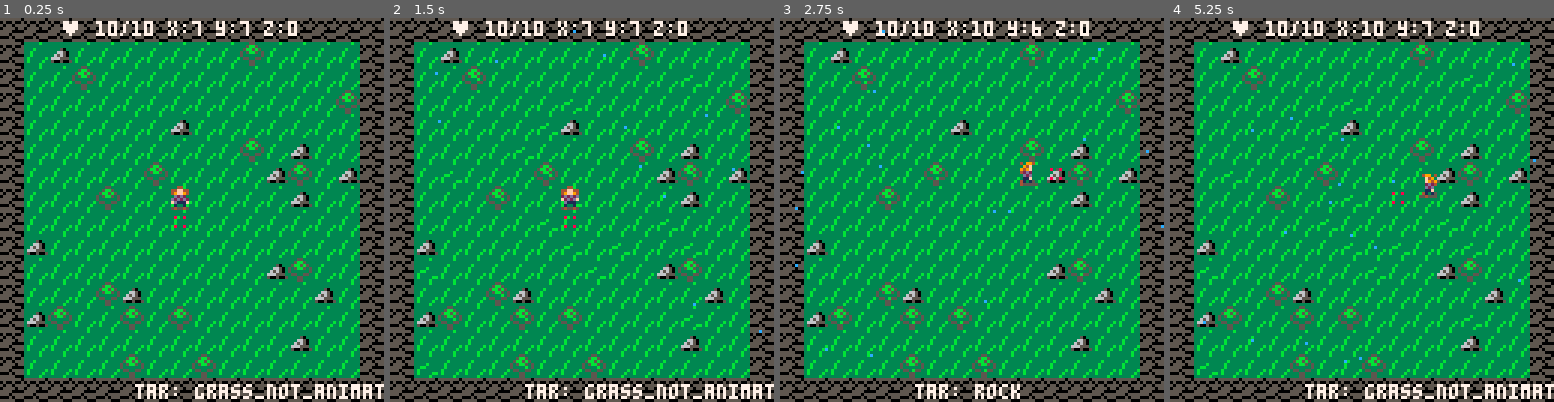
Above: before the commit, frames 1-4 (left to right).
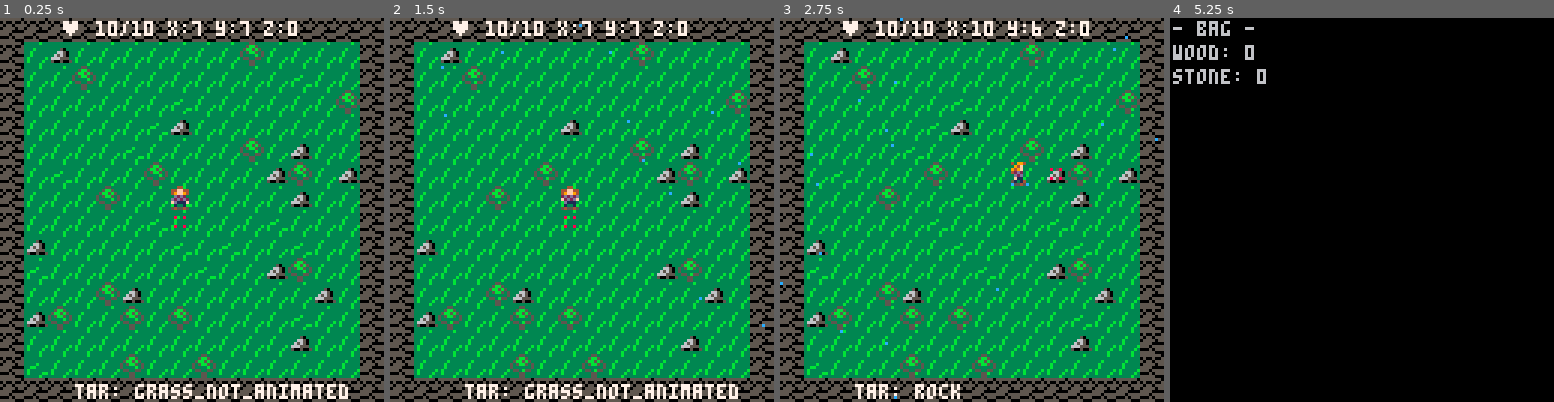
Above: after the commit, the same moments.

Repository: oliverruoff/BitCrafter
Game: PICO-8 cartridge bitcrafter.p8
The game is run twice, just before and just after one commit, with the same random seed, the same clock (stepped at 60 frames per second) and the same inputs.
Inputs:
- Up to frame 1 (0.25 s): no input
- Up to frame 2 (1.5 s): tap X (X key) at 0.33, 1.07 s; tap O (Z key) at 0.7 s
- Up to frame 3 (2.75 s): hold Right 1.6-2.1 s; tap O (Z key) at 1.7, 2.1, 2.5 s; tap X (X key) at 1.85 s; hold Up 2.15-2.42 s; hold Right from 2.47 s (still down)
- Up to frame 4 (5.25 s): tap O (Z key) every 0.4 s from 2.9 to 4.9 s; tap X (X key) at 2.97, 4.08, 5.2 s; release Right at 3.03 s; hold Left 3.08-3.58 s; hold Down 3.63-3.97 s; hold Right 4.02-4.68 s; hold Up 4.73-5.03 s; hold Left from 5.08 s (still down)

The runs differ from the first frame. In frame 1, 1.8% of the frame differs, in the area x 7-100%, y 9-100%; in frame 2, 2.0%; in frame 3, 1.9%; in frame 4, 92%, in the area x 0-100%, y 0-100%.

Commit message:
started with crafting view

Diff:
--- a/bitcrafter.p8
+++ b/bitcrafter.p8
@@ -20,14 +20,19 @@
 function _update()
  -- animation counter reset
 	if (anim_cnt==30)	anim_cnt=0
-
+	-- updating plr target
+ plr.tarx, plr.tary =
+  plr_tar_xy()
 	-- if bag should be shown
 	-- if so, stop everything else
-	if (btn(❎) and btn(🅾️)) then
-	 show_bag  = true
+	if (btn(⬅️) and btn(❎)) then
+	 _draw = draw_bag()
+	 return
+	elseif (btn(➡️) and btn(❎)) then
+	 draw_crafting()
 	 return
 	else
-	 show_bag = false
+	 _draw = draw_game()
 	end
 
 	-- weather
@@ -48,9 +53,6 @@
 	    and not btn(➡️)) then
 	 plr_stand()
 	end
-	-- updating plr target
- plr.tarx, plr.tary =
-  plr_tar_xy()
 	-- a pressed
 	if (btn(🅾️)) then
 	 -- log.txt = "❎"
@@ -64,7 +66,7 @@
 	anim_cnt += 1
 end
 
-function _draw()
+function draw_game()
  cls()
  -- draw the map
  --map(0,0)
@@ -74,9 +76,6 @@
  -- draw the target
  draw_tar()
  draw_ui()
- if (show_bag) then
-  draw_bag()
- end
 -- weather
 if (raining) then draw_rain() end
  draw_log()
@@ -294,7 +293,7 @@
  ["x"]   = 20,
  ["y"]   = 1,
  ["col"] = 7,
- ["x2"]  = 45,
+ ["x2"]  = 25,
  ["y2"]  = 122
 }
 
@@ -603,6 +602,14 @@
 	   ["name"] = "stone"
 	  }
 	}
+-->8
+-- crafting
+
+function draw_crafting()
+	rectfill(0,0,42,42,4)
+	rectfill(0,44,42,86,4)
+	rectfill(0,88,42,128,4)
+end
 __gfx__
 00000000000440000004400000044000000440000049904000499040040994000409940000000000000000000000000000000000000000000000000000000000
 000000000049940000499400044ff440044ff440000f4900000f49000094f0000094f00000000000000000000000000000000000000000000000000000000000
Not shown, changed: README.md
Not shown, changed: bitcrafter.p8.png
